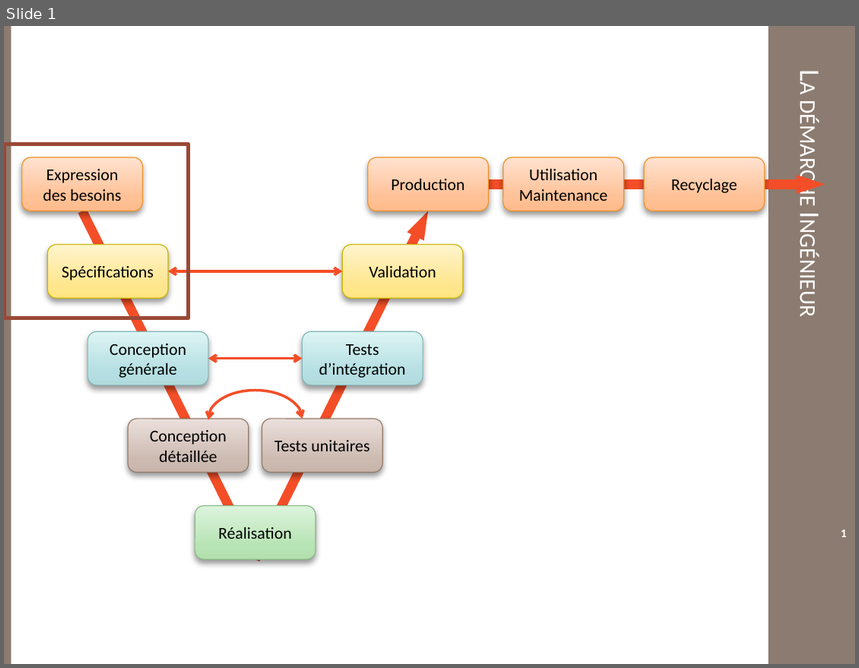
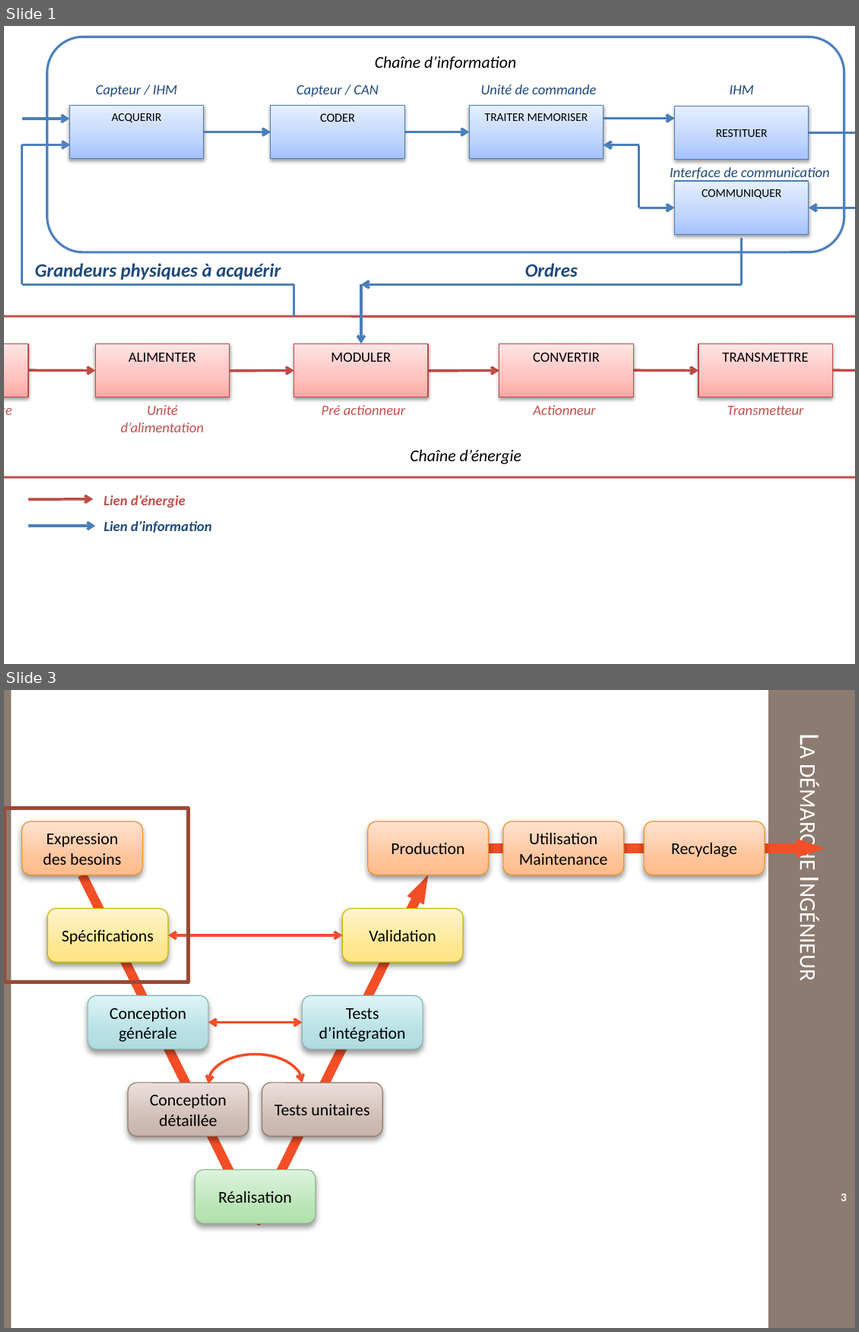
Before and after one commit to xpessoles/01_IntroductionIS_Analyser, a slide deck: 03_Acquerir/Cours/images/Figures.pptx. Shown one above the other, each under a label of ours: slide 1 before the commit, slides 1 and 3 after it; the slides between them are not shown. The pictures are 859x668 and 859x1332 pixels, drawn with LibreOffice and Linux fonts; fonts in the diff are those of the drawing. Boxes give left, top, right and bottom in pixels: in the first picture for what was removed or moved away, otherwise in the second. Text is boxed around its words. In the diff, an @@ line names an element or a change of style, - is before the commit and + after.

Commit message:
MAJ Fonction acquérir

```diff
--- a/03_Acquerir/Cours/images/Figures.pptx
+++ b/03_Acquerir/Cours/images/Figures.pptx
@@ slide 1 added at (4,26,855,664), background #FFFFFF @@
@@ text added at (96,85,177,97), 12 pt, text #1F497D, italic @@
+Capteur / IHM
@@ text added at (297,85,379,97), 12 pt, text #1F497D, italic @@
+Capteur / CAN
@@ text added at (481,85,596,94), 12 pt, text #1F497D, italic @@
+Unité de commande
@@ text added at (730,85,754,94), 12 pt, text #1F497D, italic @@
+IHM
@@ text added at (4,97,22,140), 12 pt, text #1F497D, bold, italic @@
+Consignes de l’utilisateur
@@ arrow added from (22, 119) to (69, 119), #4B7EBC 2.25 pt @@
@@ arrow added from (22, 145) to (70, 145), #4F81BD 2.25 pt @@
@@ line added from (22, 284) to (22, 145), #4F81BD 2.25 pt @@
@@ text added at (670,167,830,182), 12 pt, text #1F497D, italic @@
+Interface de communication
@@ group added at (47,37,855,252): 6 arrows, 5 rectangles, 1 rounded rectangle, 1 line, 1 double arrow @@
+Chaîne d’information
+ACQUERIR
+TRAITER MEMORISER
+COMMUNIQUER
+CODER
+RESTITUER
@@ line added from (742, 284) to (742, 238), #4B7EBC 2.25 pt @@
@@ text added at (35,263,281,280), 16 pt, text #1F497D, bold, italic @@
+Grandeurs physiques à acquérir
@@ text added at (525,263,578,277), 16 pt, text #1F497D, bold, italic @@
+Ordres
@@ line added from (22, 284) to (294, 284), #4F81BD 2.25 pt @@
@@ line added from (294, 316) to (294, 284), #4F81BD 2.25 pt @@
@@ arrow added from (361, 284) to (361, 344), #4B7EBC 2.25 pt @@
@@ arrow added from (742, 284) to (361, 284), #4B7EBC 2.25 pt @@
@@ rounded rectangle added at (4,316,855,477), fill #FFFFFF, outline #C0504D 2 pt, 14 pt, text #000000, italic @@
+Chaîne d’énergie
@@ group added at (4,344,855,397): 5 rectangles, 5 arrows @@
+ALIMENTER
+TRANSMETTRE
+STOCKER
+MODULER
+CONVERTIR
@@ text added at (4,397,28,423), 12 pt, text #C0504D, italic @@
+Unité de stockage
@@ text added at (121,405,204,433), 12 pt, text #C0504D, italic @@
+Unité d’alimentation
@@ text added at (322,405,405,415), 12 pt, text #C0504D, italic @@
+Pré actionneur
@@ text added at (533,405,595,415), 12 pt, text #C0504D, italic @@
+Actionneur
@@ text added at (728,406,804,415), 12 pt, text #C0504D, italic @@
+Transmetteur
@@ arrow added from (28, 499) to (94, 499), #BF4C48 2.25 pt @@
@@ text added at (104,495,186,508), 12 pt, text #C0504D, bold, italic @@
+Lien d’énergie
@@ arrow added from (28, 527) to (95, 527), #4B7EBC 2.25 pt @@
@@ text added at (104,521,212,533), 12 pt, text #1F497D, bold, italic @@
+Lien d’information
@@ what was slide 1 is now slide 3 @@
@@ page number at (841,1194,847,1201): text changed @@
-1
+3
```
Also in this commit, not shown: 2 other slides added, 8 other files.
